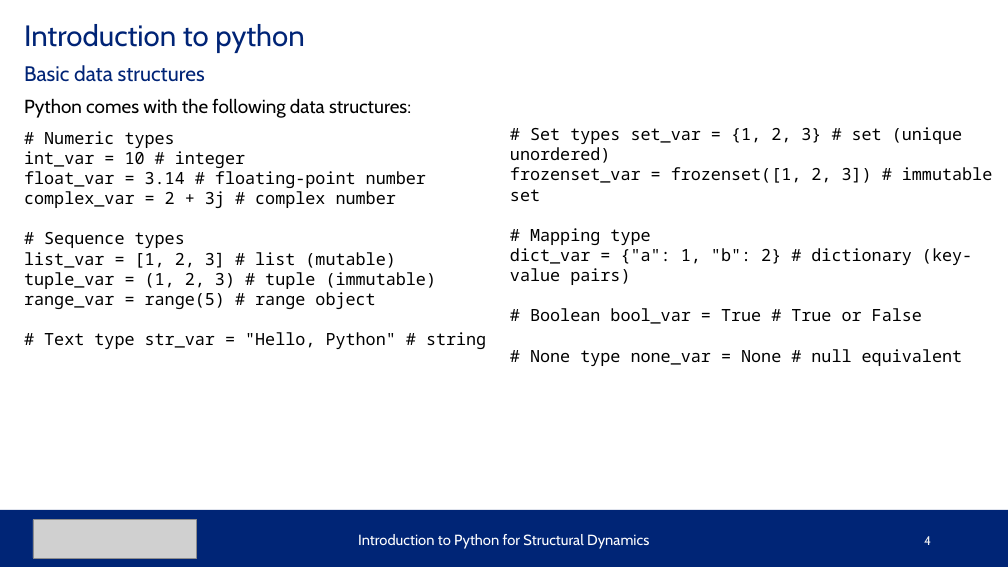
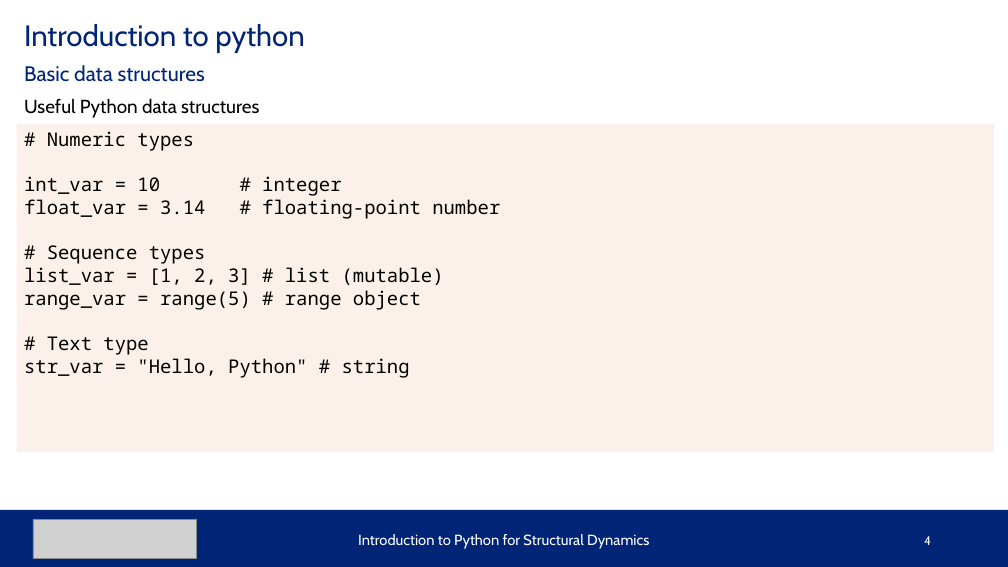
Before and after one commit to migagf/CE225_2025_GSI, a slide deck: slide 4 of Discussion/Discussion 4/Intro to Python.pptx. Drawn at 1008x567 pixels with LibreOffice and Linux fonts; fonts in the diff are those of the drawing; grey boxes stand for pictures. Boxes give left, top, right and bottom in pixels: in the first picture for what was removed or moved away, otherwise in the second. Text is boxed around its words. In the diff, an @@ line names an element or a change of style, - is before the commit and + after.

```diff
--- a/Discussion/Discussion 4/Intro to Python.pptx
+++ b/Discussion/Discussion 4/Intro to Python.pptx
@@ text at (24,98,259,118): text changed @@
-Python comes with the following data structures:
+Useful Python data structures
@@ rectangle "# Numeric types": place and size @@
-rectangle "# Numeric types" at (24,131,486,349)
+rectangle "# Numeric types" at (17,124,994,452)
@@ rectangle "# Numeric types" at (17,124,994,452): fill none to #FBE5D6 at 50% opacity @@
@@ text in rectangle at (24,131,500,310): size 16 to 18 pt in "# Numeric types", "int_var = 10 # integer", "float_var = 3.14 # floating-point number", "# Sequence types" and 2 more places @@
@@ text removed at (510,127,992,366) @@
-# Set types set_var = {1, 2, 3} # set (unique unordered)
-frozenset_var = frozenset([1, 2, 3]) # immutable set
-# Mapping type
-dict_var = {"a": 1, "b": 2} # dictionary (key-value pairs)
-# Boolean bool_var = True # True or False
-# None type none_var = None # null equivalent
@@ text in rectangle at (24,191,396,208): paragraph removed @@
-complex_var = 2 + 3j # complex number
@@ text in rectangle at (24,272,437,289): paragraph removed @@
-tuple_var = (1, 2, 3) # tuple (immutable)
@@ text in rectangle at (24,336,410,378): text changed; size 16 to 18 pt @@
-# Text type str_var = "Hello, Python" # string
+# Text type
+str_var = "Hello, Python" # string
```
Also in this commit, not shown: 1 other slide changed, 1 slide added, 1 slide removed, 5 other files.
